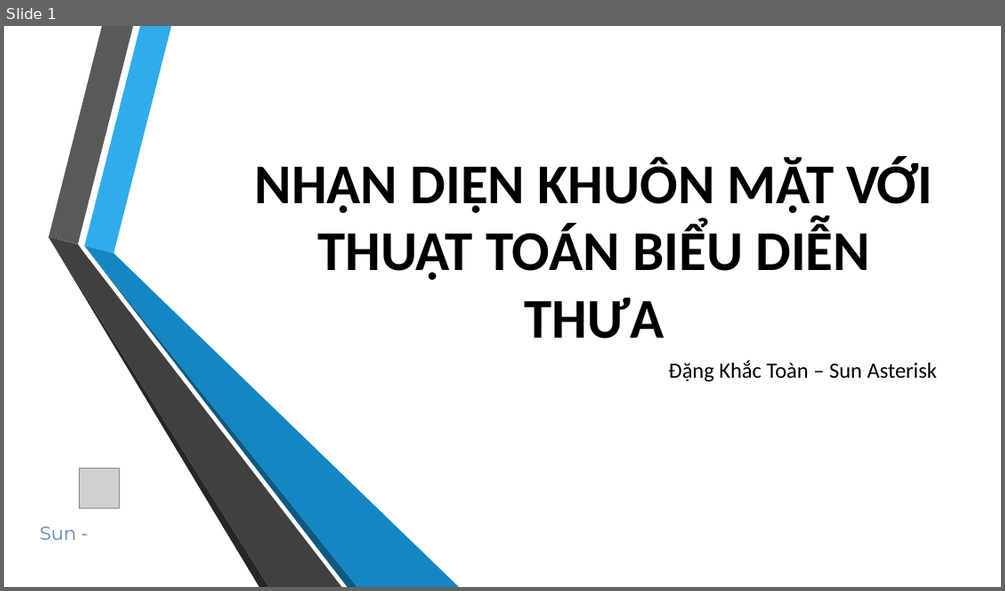
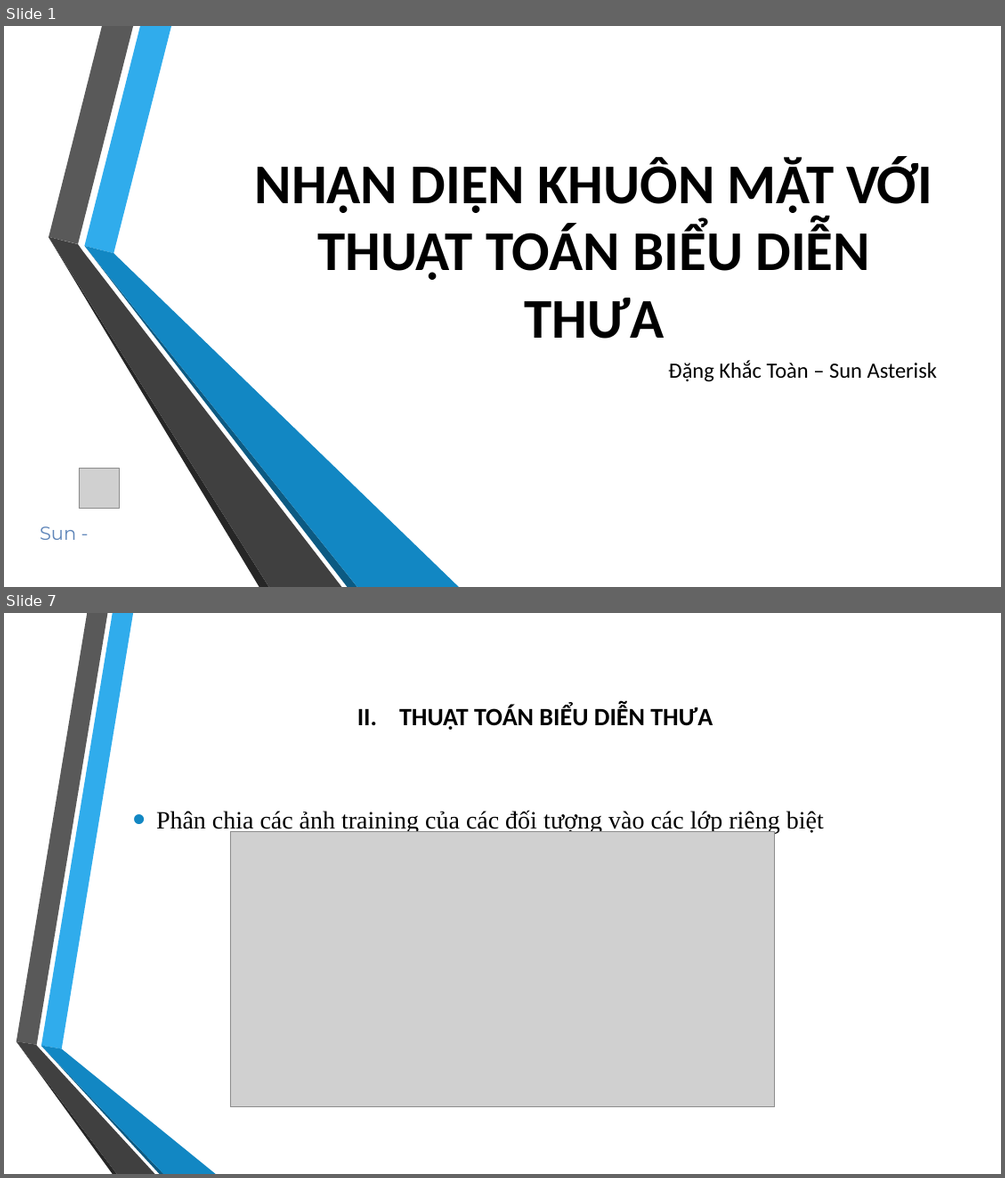
Before and after one commit to khactoan/Face-recognition-tool, a slide deck: Sun seminar/Bieu dien thua.pptx. Shown one above the other, each under a label of ours: slide 1 before the commit, slides 1 and 7 after it; the slides between them are not shown. The pictures are 1005x591 and 1005x1178 pixels, drawn with LibreOffice and Linux fonts; fonts in the diff are those of the drawing; grey boxes stand for pictures; background and template pictures are left out. Boxes give left, top, right and bottom in pixels: in the first picture for what was removed or moved away, otherwise in the second. Text is boxed around its words. In the diff, an @@ line names an element or a change of style, - is before the commit and + after.

```diff
--- a/Sun seminar/Bieu dien thua.pptx
+++ b/Sun seminar/Bieu dien thua.pptx
@@ slide 7 added at box(4, 613, 1001, 1174), background picture (left out) @@
@@ title added at box(399, 705, 712, 730), 24 pt, text #000000, bold @@
+II. THUẬT TOÁN BIỂU DIỄN THƯA
@@ text added at box(156, 810, 824, 834), 24 pt, text #000000 @@
+• Phân chia các ảnh training của các đối tượng vào các lớp riêng biệt
@@ picture added at box(230, 832, 775, 1107) @@
@@ group added at box(16, 613, 216, 1174): 6 freeform shapes @@
```
Also in this commit, not shown: 11 other slides added, 1 slide removed, 3 other files.
